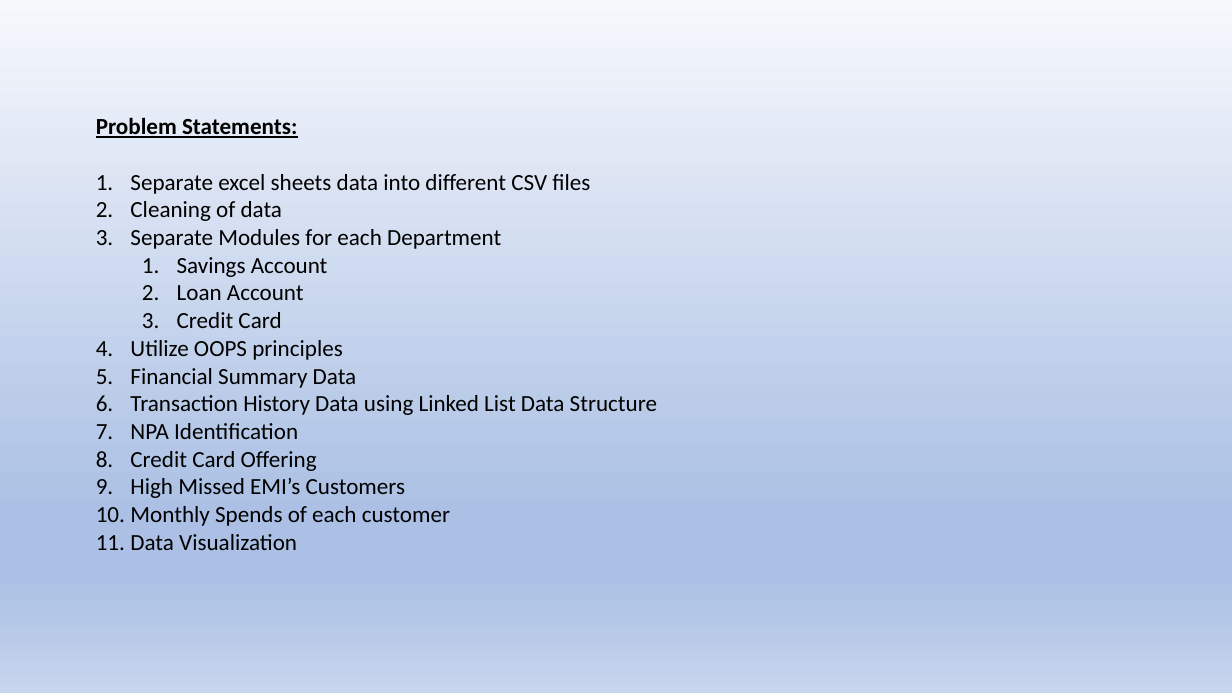
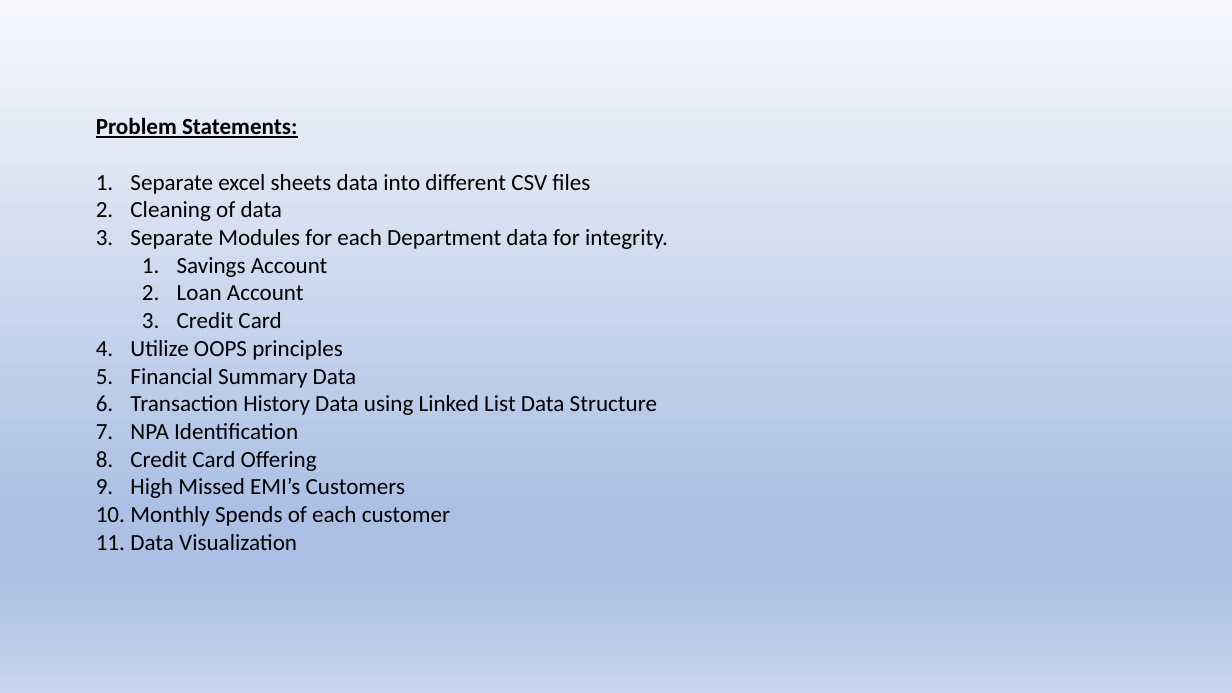
Before and after one commit to kavyakotagiri/GrowDataBank-Application, a slide deck: slide 2 of GrowDataBank_Application.pptx (slide 4 before the commit). Drawn at 1232x693 pixels with LibreOffice and Linux fonts; fonts in the diff are those of the drawing. Boxes give left, top, right and bottom in pixels: in the first picture for what was removed or moved away, otherwise in the second. Text is boxed around its words. In the diff, an @@ line names an element or a change of style, - is before the commit and + after.

```diff
--- a/GrowDataBank_Application.pptx
+++ b/GrowDataBank_Application.pptx
@@ text at [130, 229, 668, 249]: text changed @@
-3. Separate Modules for each Department
+3. Separate Modules for each Department data for integrity.
```
Also in this commit, not shown: 2 other slides changed, 3 other files.
